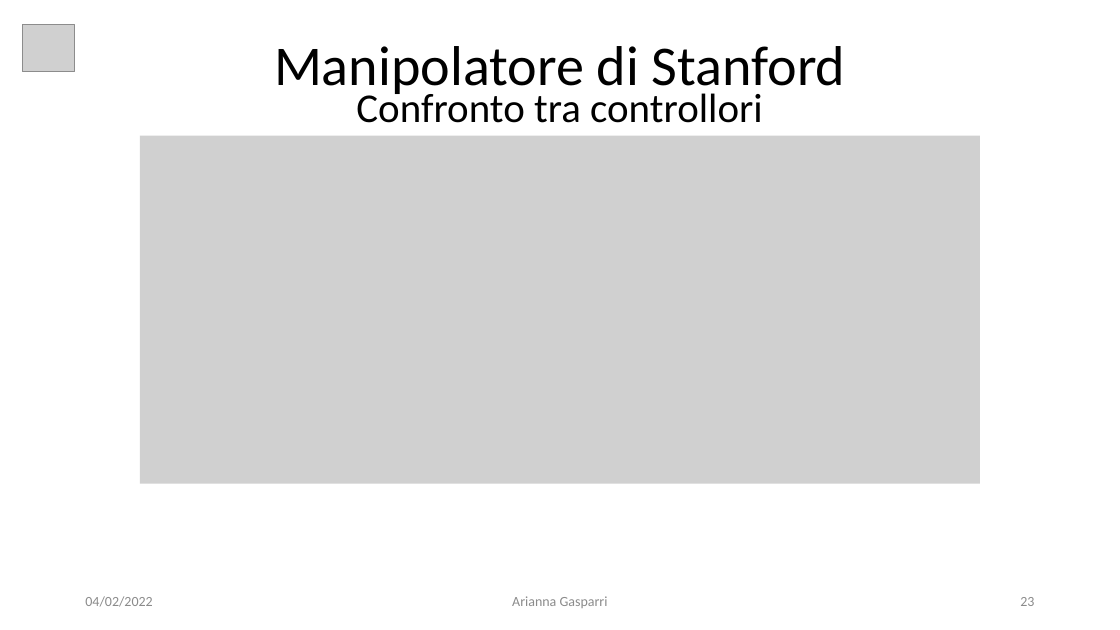
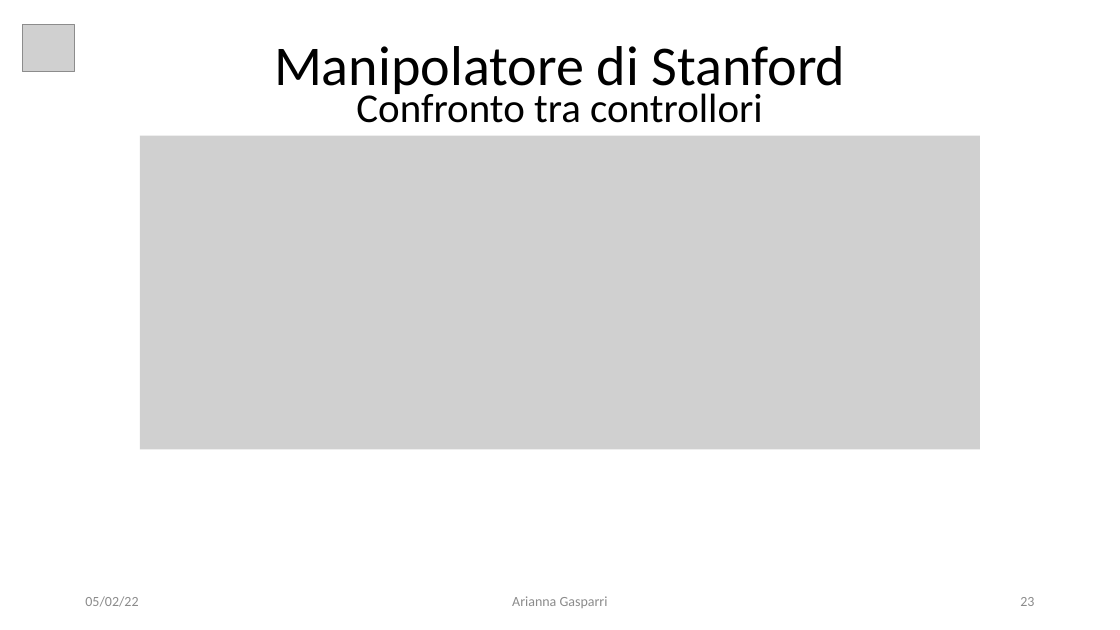
Before and after one commit to giga487/BicchiGas, a slide deck: slide 23 of Relazione/Presentazione.pptx. Drawn at 1120x630 pixels with LibreOffice and Linux fonts; fonts in the diff are those of the drawing; grey boxes stand for pictures. Boxes give left, top, right and bottom in pixels: in the first picture for what was removed or moved away, otherwise in the second. Text is boxed around its words. In the diff, an @@ line names an element or a change of style, - is before the commit and + after.

```diff
--- a/Relazione/Presentazione.pptx
+++ b/Relazione/Presentazione.pptx
@@ picture: place and size @@
-picture at (140,135,981,483)
+picture at (140,135,981,450)
@@ text at (85,596,138,607): text changed @@
-04/02/2022
+05/02/22
```
Also in this commit, not shown: 40 other slides changed, 9 other files.
